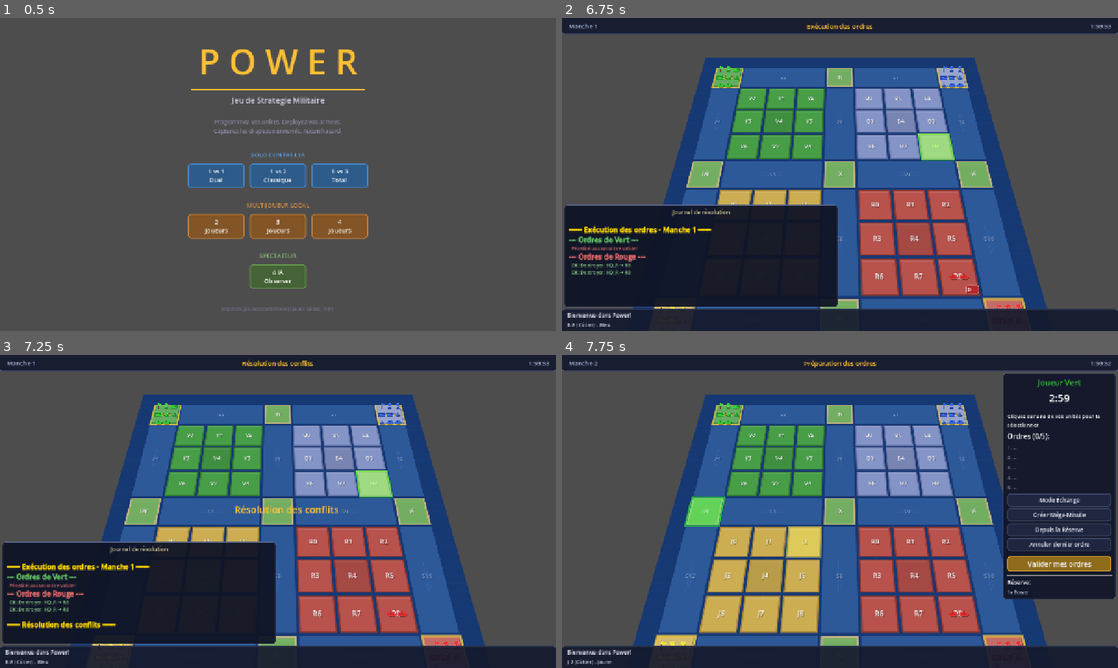
Above: before the commit, frames 1-4 (two rows, left to right).
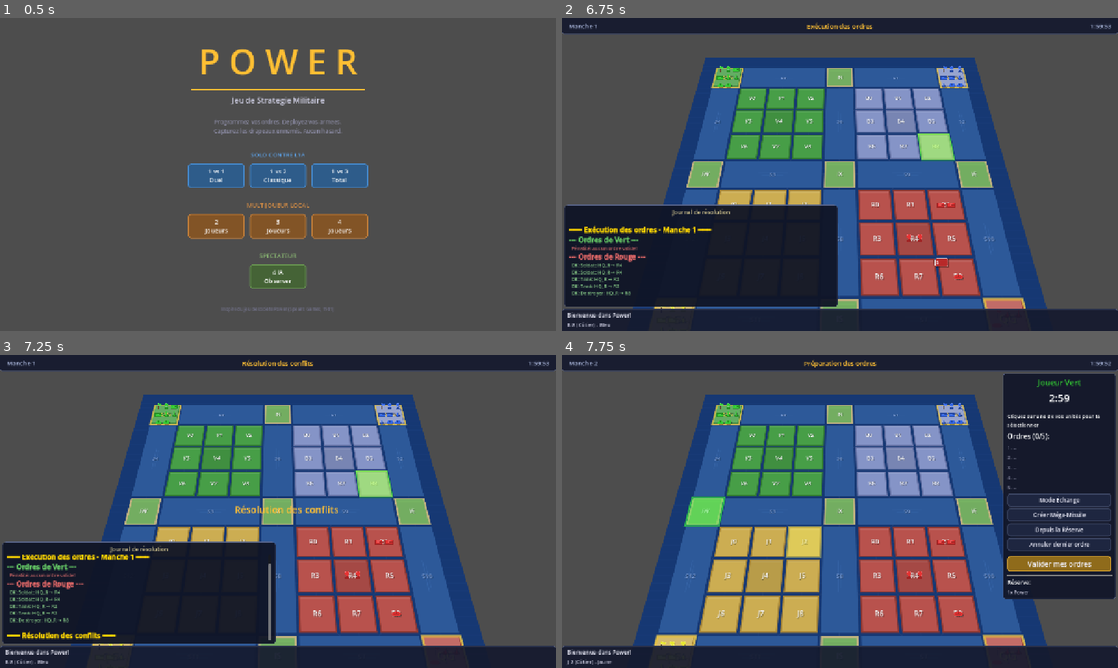
Above: after the commit, the same moments.

Repository: Njko/power_the_game
Game: Godot game, scene res://scenes/main.tscn
Same seed, same stepped clock (60 frames per second), same inputs: the game is played once before the commit and once after it.
Inputs (mouse positions are in pixels of both pictures, inside the frame that each line leads up to):
- Up to frame 1 (0.5 s): no input
- Up to frame 2 (6.75 s): click "1 vs 1 Duel" at 0.5 s; click "Mode Échange" at 1.25 s; click "Créer Méga-Missile" at 2 s; click "Mode Échange" at 2.75 s; click "Depuis la Réserve" at 3.5 s; click "Mode Échange" at 4.25 s; click "Annuler dernier ordre" at 5 s; click "Valider mes ordres" at 5.75 s; tap Enter (ui_accept) at 6.5 s; move the mouse to (962, 158) at 6.52 s; click (962, 158) at 6.67 s
- Up to frame 3 (7.25 s): tap Enter (ui_accept) at 6.77 s
- Up to frame 4 (7.75 s): drag from (728, 527) to (812, 574) at 7.27 s

Frame 1 is identical in both runs. In frame 2, 0.7% of the frame differs, in the area x 1-83%, y 59-93%; in frame 3, 2.6%; in frame 4, 0.2%.

Commit message:
fix: AI rebond memory, island connectivity, game logger
- Add island-to-IX adjacencies (IN/IS/IW/IE ↔ IX) so land units can
  traverse between territories via the island network
- AI tracks rebounded sectors and avoids repeating failed moves
- AI rally threshold becomes adaptive (drops after turn 10)
- AI ships no longer swap pointlessly into allied naval sectors
- Add GameLogger: structured per-turn log file (user://game_log.txt)
  with board state snapshots, orders, combats, and diffs

Co-Authored-By: Claude Opus 4.6 (1M context) <noreply@anthropic.com>

Diff:
--- a/scripts/ai/ai_player.gd
+++ b/scripts/ai/ai_player.gd
@@ -16,11 +16,34 @@
 var color: GameEnums.PlayerColor
 var game_state: GameState
 var _rng := RandomNumberGenerator.new()
+var _secteurs_rebond: Dictionary = {}  # sector_id -> nombre de rebonds consécutifs
+var _derniers_ordres: Array = []  # Sauvegarde des ordres du tour précédent
 
 func _init(p_color: GameEnums.PlayerColor, p_state: GameState) -> void:
 	color = p_color
 	game_state = p_state
 	_rng.randomize()
+
+func signaler_rebond(sector_id: String) -> void:
+	## Appelé par le game_manager quand une unité de cette couleur rebondit.
+	if sector_id not in _secteurs_rebond:
+		_secteurs_rebond[sector_id] = 0
+	_secteurs_rebond[sector_id] += 1
+
+func fin_tour() -> void:
+	## Appelé en fin de tour pour mettre à jour la mémoire.
+	# Oublier les rebonds anciens (> 3 tours sans rebond)
+	var a_supprimer: Array[String] = []
+	for sid in _secteurs_rebond:
+		_secteurs_rebond[sid] -= 1
+		if _secteurs_rebond[sid] <= 0:
+			a_supprimer.append(sid)
+	for sid in a_supprimer:
+		_secteurs_rebond.erase(sid)
+
+func _est_secteur_rebond(sector_id: String) -> bool:
+	## Retourne true si ce secteur a causé un rebond récemment.
+	return sector_id in _secteurs_rebond
 
 func generate_orders() -> Array[Order]:
 	var orders: Array[Order] = []
@@ -477,12 +500,14 @@
 		var destination := ""
 
 		# Décision: aller au ralliement ou directement au QG?
-		if point_ralliement != "" and point_ralliement != unite.sector_id:
+		# Après le tour 10, ne plus attendre au ralliement — avancer même seul
+		var seuil_ralliement: int = 20 if game_state.current_round <= 10 else 0
+		if point_ralliement != "" and point_ralliement != unite.sector_id and seuil_ralliement > 0:
 			var dist_ralliement: int = game_state.board.get_distance(unite.sector_id, point_ralliement, unite.unit_type)
 
 			# Si l'unité est plus loin du QG que du point de ralliement,
 			# et qu'on n'a pas encore assez de puissance, aller au ralliement
-			if dist_ralliement >= 0 and dist_ralliement < dist_qg and puissance_ralliement < 20:
+			if dist_ralliement >= 0 and dist_ralliement < dist_qg and puissance_ralliement < seuil_ralliement:
 				destination = _avancer_vers(unite, point_ralliement)
 
 		# Si on a assez de puissance au ralliement (>= 20) ou si on est déjà proche, avancer vers le QG
@@ -519,13 +544,38 @@
 func _avancer_vers(unite: UnitData, destination: String) -> String:
 	## Retourne le secteur le plus avancé sur le chemin vers la destination,
 	## en respectant le mouvement max de l'unité.
+	## Évite les secteurs qui ont causé des rebonds récemment.
 	var chemin: Array[String] = game_state.board.find_path(unite.sector_id, destination, unite.unit_type)
 	if chemin.size() < 2:
 		return ""
 
 	var max_move: int = unite.get_max_move()
 	var idx: int = mini(max_move, chemin.size() - 1)
-	return chemin[idx]
+	var cible: String = chemin[idx]
+
+	# Si la destination directe est un secteur de rebond, reculer d'un pas
+	if _est_secteur_rebond(cible) and idx > 1:
+		cible = chemin[idx - 1]
+	# Si même le pas précédent est un rebond, essayer un autre chemin
+	if _est_secteur_rebond(cible) and cible != unite.sector_id:
+		# Chercher un secteur alternatif atteignable qui rapproche du but
+		var atteignables := game_state.board.get_reachable_sectors(
+			unite.sector_id, unite.unit_type, max_move)
+		var meilleur_alt := ""
+		var meilleure_dist := 999
+		for alt_id in atteignables:
+			if _est_secteur_rebond(alt_id):
+				continue
+			if alt_id == unite.sector_id:
+				continue
+			var dist: int = game_state.board.get_distance(alt_id, destination, unite.unit_type)
+			if dist >= 0 and dist < meilleure_dist:
+				meilleure_dist = dist
+				meilleur_alt = alt_id
+		if meilleur_alt != "":
+			cible = meilleur_alt
+
+	return cible
 
 
 # ===== RAIDS AÉRIENS =====
@@ -624,9 +674,21 @@
 		for sid in atteignables:
 			if sid == unite.sector_id:
 				continue
+			# Éviter les secteurs de rebond
+			if _est_secteur_rebond(sid):
+				continue
 
 			var secteur := game_state.board.get_sector(sid)
 			if secteur == null:
+				continue
+
+			# Éviter les secteurs qui contiennent déjà un navire allié (empêche les swaps inutiles)
+			var a_navire_ami := false
+			for u in secteur.units:
+				if u.owner == color and GameEnums.is_naval_unit(u.unit_type):
+					a_navire_ami = true
+					break
+			if a_navire_ami:
 				continue
 
 			var score := 0
--- a/scripts/core/board_data.gd
+++ b/scripts/core/board_data.gd
@@ -266,6 +266,12 @@
 	_add_adjacency("S3", "S8")
 	_add_adjacency("S8", "S9")
 
+	# --- Connexions île ↔ IX (passage terrestre entre territoires via îles) ---
+	_add_adjacency("IN", "IX")
+	_add_adjacency("IS", "IX")
+	_add_adjacency("IW", "IX")
+	_add_adjacency("IE", "IX")
+
 	# --- Connexions coin extérieur (via zones HQ) ---
 	_add_adjacency("S5", "S4")   # Coin HQ_V
 	_add_adjacency("S1", "S2")   # Coin HQ_B
--- /dev/null
+++ b/scripts/core/game_logger.gd
@@ -0,0 +1,178 @@
+class_name GameLogger
+extends RefCounted
+
+## Journal de partie structuré, écrit tour par tour dans user://game_log.txt.
+
+var _actif: bool
+var _lignes: Array[String] = []
+var _messages_tour: Array[String] = []
+var _snapshot_debut: Dictionary = {}  # PlayerColor -> {board_power: int, reserve_count: int}
+
+func _init(actif: bool = true) -> void:
+	_actif = actif
+	if not _actif:
+		return
+	var fichier := FileAccess.open("user://game_log.txt", FileAccess.WRITE)
+	if fichier:
+		var horodatage: String = Time.get_datetime_string_from_system(false, true)
+		fichier.store_line("=== Journal de partie Power — %s ===" % horodatage)
+		fichier.store_line("")
+		fichier.close()
+
+func log_debut_tour(tour: int, game_state: GameState) -> void:
+	if not _actif:
+		return
+	_lignes.clear()
+	_messages_tour.clear()
+
+	_lignes.append("========== TOUR %d ==========" % tour)
+	_lignes.append("[ÉTAT DÉBUT DE TOUR]")
+	_ecrire_snapshot(game_state)
+	_ecrire_positions_detaillees(game_state)
+
+	# Stocker snapshot pour le diff
+	_snapshot_debut = _snapshot_joueurs(game_state)
+
+func log_message(message: String) -> void:
+	if not _actif:
+		return
+	_messages_tour.append(message)
+
+func log_fin_tour(tour: int, game_state: GameState) -> void:
+	if not _actif:
+		return
+
+	# Messages accumulés
+	_lignes.append("[MESSAGES]")
+	for msg in _messages_tour:
+		_lignes.append("  %s" % msg)
+
+	# État fin de tour
+	_lignes.append("[ÉTAT FIN DE TOUR]")
+	_ecrire_snapshot(game_state)
+
+	# Diff
+	var snapshot_fin: Dictionary = _snapshot_joueurs(game_state)
+	_lignes.append("[DIFF]")
+	for color in game_state.player_order:
+		var player: PlayerData = game_state.get_player(color)
+		var nom: String = _nom_couleur(color)
+		if player.is_eliminated:
+			if not _snapshot_debut.has(color) or _snapshot_debut[color].get("elimine", false):
+				continue
+			_lignes.append("  %s: éliminé ce tour" % nom)
+			continue
+		if not _snapshot_debut.has(color):
+			continue
+		var debut: Dictionary = _snapshot_debut[color]
+		if debut.get("elimine", false):
+			continue
+		var fin: Dictionary = snapshot_fin.get(color, {})
+		var bp_avant: int = debut.get("board_power", 0)
+		var bp_apres: int = fin.get("board_power", 0)
+		var rv_avant: int = debut.get("reserve_count", 0)
+		var rv_apres: int = fin.get("reserve_count", 0)
+		var diff_bp: int = bp_apres - bp_avant
+		var diff_rv: int = rv_apres - rv_avant
+		var signe_bp: String = "+" if diff_bp >= 0 else ""
+		var signe_rv: String = "+" if diff_rv >= 0 else ""
+		_lignes.append("  %s: power plateau %d→%d (%s%d), réserve %d→%d (%s%d)" % [
+			nom, bp_avant, bp_apres, signe_bp, diff_bp,
+			rv_avant, rv_apres, signe_rv, diff_rv])
+
+	_lignes.append("")
+	_ecrire_fichier()
+
+# --- Helpers privés ---
+
+func _ecrire_snapshot(game_state: GameState) -> void:
+	for color in game_state.player_order:
+		var player: PlayerData = game_state.get_player(color)
+		var nom: String = _nom_couleur(color)
+		if player.is_eliminated:
+			_lignes.append("  %s: éliminé" % nom)
+			continue
+
+		var nb_plateau: int = 0
+		var power_plateau: int = 0
+		var nb_reserve: int = 0
+		for unit in game_state.all_units:
+			if unit.owner != color:
+				continue
+			if unit.unit_type == GameEnums.UnitType.FLAG or unit.unit_type == GameEnums.UnitType.POWER:
+				continue
+			if unit.in_reserve:
+				nb_reserve += 1
+			elif unit.sector_id != "":
+				nb_plateau += 1
+				power_plateau += GameEnums.get_unit_power(unit.unit_type)
+
+		# Contenu du QG
+		var prefix: String = game_state.board.get_territory_prefix(color)
+		var hq_id: String = "HQ_" + prefix
+		var hq_sector: Sector = game_state.board.get_sector(hq_id)
+		var hq_desc: String = "vide"
+		if hq_sector:
+			var hq_parts: Array[String] = []
+			for unit in hq_sector.units:
+				if unit.owner == color and unit.unit_type != GameEnums.UnitType.FLAG and unit.unit_type != GameEnums.UnitType.POWER:
+					hq_parts.append("%s(%d)" % [GameEnums.get_unit_name(unit.unit_type), GameEnums.get_unit_power(unit.unit_type)])
+			if hq_parts.size() > 0:
+				hq_desc = ", ".join(hq_parts)
+
+		_lignes.append("  %s: %d unités plateau (power=%d), %d réserve | QG: %s" % [
+			nom, nb_plateau, power_plateau, nb_reserve, hq_desc])
+
+func _ecrire_positions_detaillees(game_state: GameState) -> void:
+	_lignes.append("  [Positions détaillées]")
+	var secteurs_ids: Array = game_state.board.sectors.keys()
+	secteurs_ids.sort()
+	for sector_id in secteurs_ids:
+		var sector: Sector = game_state.board.get_sector(sector_id)
+		if sector.units.size() == 0:
+			continue
+		var parties: Array[String] = []
+		for unit in sector.units:
+			if unit.unit_type == GameEnums.UnitType.FLAG or unit.unit_type == GameEnums.UnitType.POWER:
+				continue
+			parties.append("%s(%s)" % [GameEnums.get_unit_name(unit.unit_type), _nom_couleur(unit.owner)])
+		if parties.size() > 0:
+			_lignes.append("    %s: %s" % [sector_id, ", ".join(parties)])
+
+func _snapshot_joueurs(game_state: GameState) -> Dictionary:
+	var result: Dictionary = {}
+	for color in game_state.player_order:
+		var player: PlayerData = game_state.get_player(color)
+		if player.is_eliminated:
+			result[color] = {"elimine": true, "board_power": 0, "reserve_count": 0}
+			continue
+		var board_power: int = 0
+		var reserve_count: int = 0
+		for unit in game_state.all_units:
+			if unit.owner != color:
+				continue
+			if unit.unit_type == GameEnums.UnitType.FLAG or unit.unit_type == GameEnums.UnitType.POWER:
+				continue
+			if unit.in_reserve:
+				reserve_count += 1
+			elif unit.sector_id != "":
+				board_power += GameEnums.get_unit_power(unit.unit_type)
+		result[color] = {"elimine": false, "board_power": board_power, "reserve_count": reserve_count}
+	return result
+
+func _ecrire_fichier() -> void:
+	var fichier := FileAccess.open("user://game_log.txt", FileAccess.READ_WRITE)
+	if fichier:
+		fichier.seek_end(0)
+		for ligne in _lignes:
+			fichier.store_line(ligne)
+		fichier.close()
+	_lignes.clear()
+
+func _nom_couleur(c: GameEnums.PlayerColor) -> String:
+	match c:
+		GameEnums.PlayerColor.GREEN: return "Vert"
+		GameEnums.PlayerColor.BLUE: return "Bleu"
+		GameEnums.PlayerColor.YELLOW: return "Jaune"
+		GameEnums.PlayerColor.RED: return "Rouge"
+		_: return "?"
--- a/scripts/core/game_manager.gd
+++ b/scripts/core/game_manager.gd
@@ -25,6 +25,8 @@
 var board_renderer: BoardRenderer
 var unit_renderer: UnitRenderer
 var anim_manager: AnimationManager
+const GameLoggerClass = preload("res://scripts/core/game_logger.gd")
+var logger
 
 # IA
 var ai_players: Dictionary = {}  # PlayerColor -> AIPlayer
@@ -50,6 +52,8 @@
 
 	game_state.setup_game(num_players)
 	game_state.game_start_time = Time.get_unix_time_from_system()
+	logger = GameLoggerClass.new(true)
+	resolution_log.connect(logger.log_message)
 
 	# Configurer l'IA: tous les joueurs sauf le joueur humain
 	human_player = p_human_color
@@ -79,6 +83,8 @@
 
 	game_state.setup_game(num_players)
 	game_state.game_start_time = Time.get_unix_time_from_system()
+	logger = GameLoggerClass.new(true)
+	resolution_log.connect(logger.log_message)
 
 	human_player = GameEnums.PlayerColor.NONE  # Pas de joueur IA
 	ai_players.clear()
@@ -93,6 +99,8 @@
 
 func _start_round() -> void:
 	round_started.emit(game_state.current_round)
+	if logger:
+		logger.log_debut_tour(game_state.current_round, game_state)
 	_start_planning_phase()
 
 func _process(delta: float) -> void:
@@ -187,6 +195,13 @@
 	await _phase_conflict()
 	await _phase_collect_power()
 	await _phase_capture_flags()
+
+	if logger:
+		logger.log_fin_tour(game_state.current_round, game_state)
+
+	# Mettre à jour la mémoire des IA (rebonds, etc.)
+	for ai_color in ai_players:
+		ai_players[ai_color].fin_tour()
 
 	# Tour suivant ou fin de partie
 	if game_state.current_phase == GameEnums.GamePhase.GAME_OVER:
@@ -565,6 +580,9 @@
 					game_state.move_unit(unit, origin)
 					resolution_log.emit("  Rebond: %s retourne en %s" % [
 						unit.get_display_name(), origin])
+					# Signaler le rebond à l'IA pour éviter de répéter
+					if color in ai_players:
+						ai_players[color].signaler_rebond(sector_id)
 					if anim_manager:
 						anim_manager.play_rebond(unit.unit_type, color, sector_id, origin)
 
